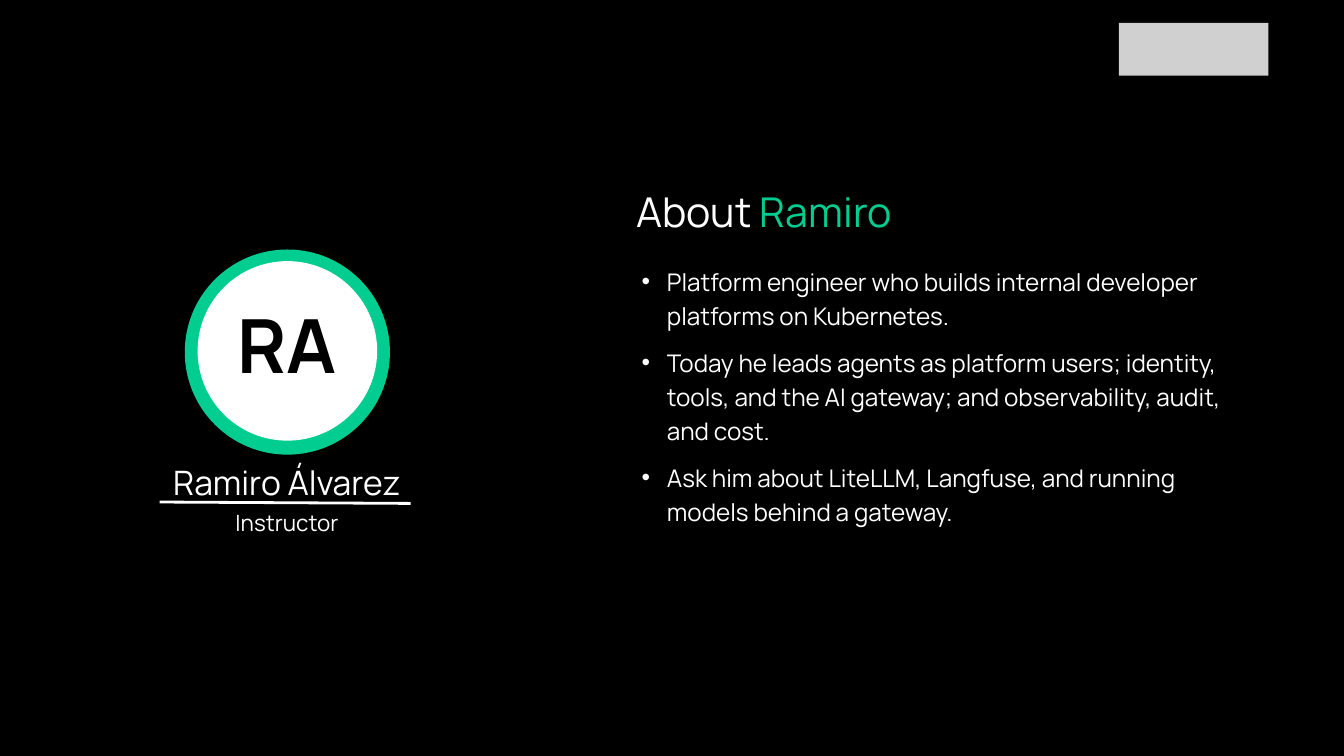
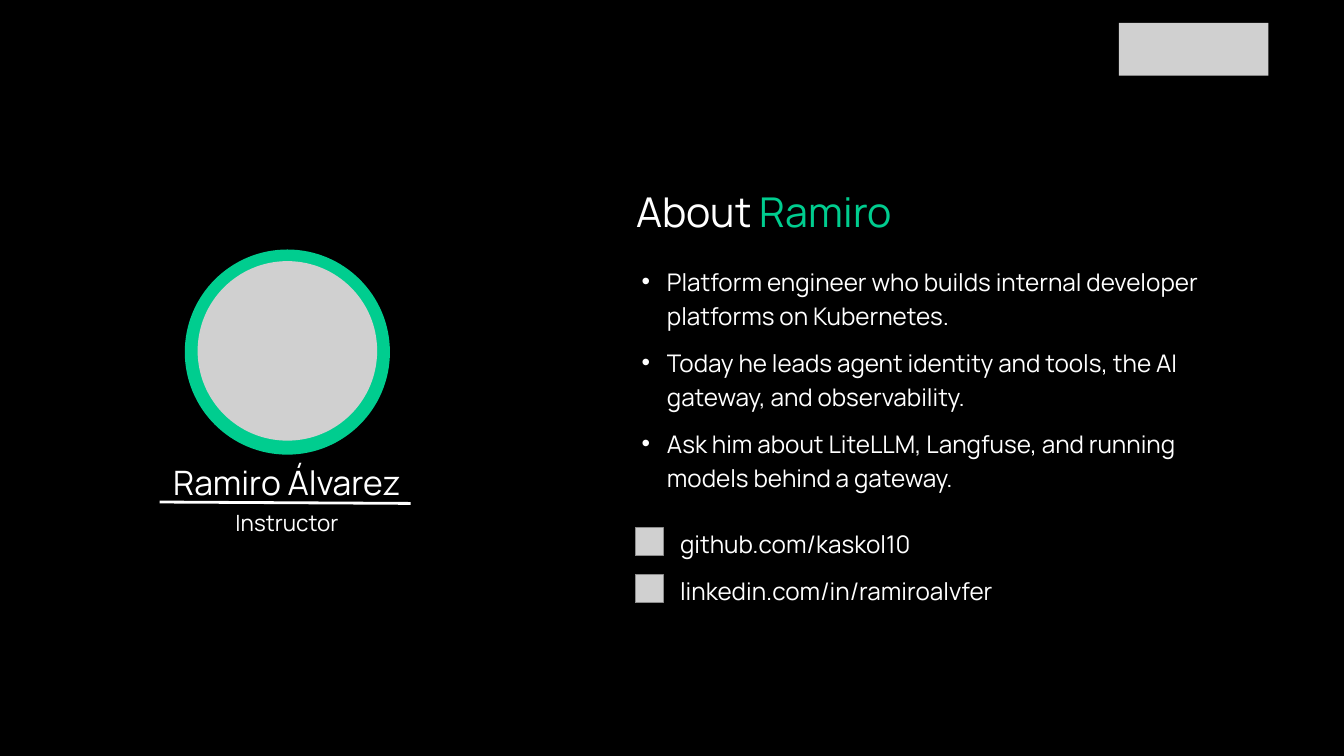
Before and after one commit to focuslight-nr/agentic-idp-packt, a slide deck: slide 3 of slides/agentic-idp-workshop.pptx. Drawn at 1344x756 pixels with LibreOffice and Linux fonts; fonts in the diff are those of the drawing; grey boxes stand for pictures. Boxes give left, top, right and bottom in pixels: in the first picture for what was removed or moved away, otherwise in the second. Text is boxed around its words. In the diff, an @@ line names an element or a change of style, - is before the commit and + after.

```diff
--- a/slides/agentic-idp-workshop.pptx
+++ b/slides/agentic-idp-workshop.pptx
@@ freeform shape removed at [198, 261, 377, 441] @@
@@ picture added at [198, 261, 377, 441] @@
@@ text removed at [238, 319, 337, 373] @@
-RA
@@ text at [667, 354, 1177, 412]: text changed @@
-• Today he leads agents as platform users; identity, tools, and the AI gateway; and observability, audit, and cost.
+• Today he leads agent identity and tools, the AI gateway, and observability.
@@ picture added at [635, 528, 663, 556] @@
@@ text added at [680, 535, 910, 559], 26 pt, text #FFFFFF @@
+github.com/kaskol10
@@ picture added at [635, 575, 663, 603] @@
@@ text added at [680, 582, 992, 601], 26 pt, text #FFFFFF @@
+linkedin.com/in/ramiroalvfer
```
Also in this commit, not shown: 33 other slides changed, 1 slide added, 1 other file.
